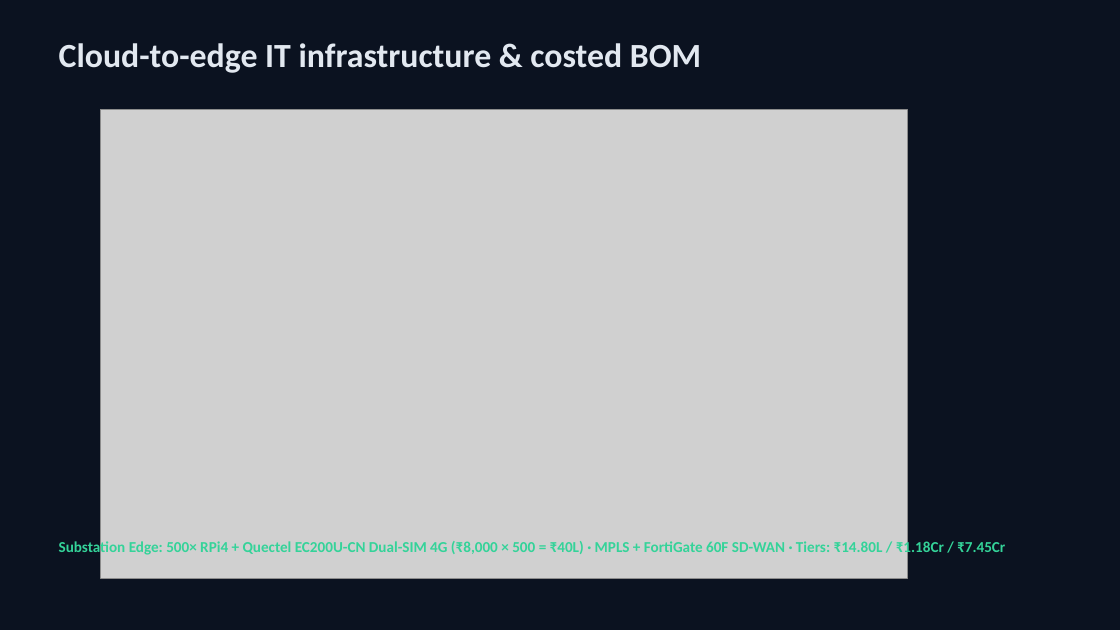
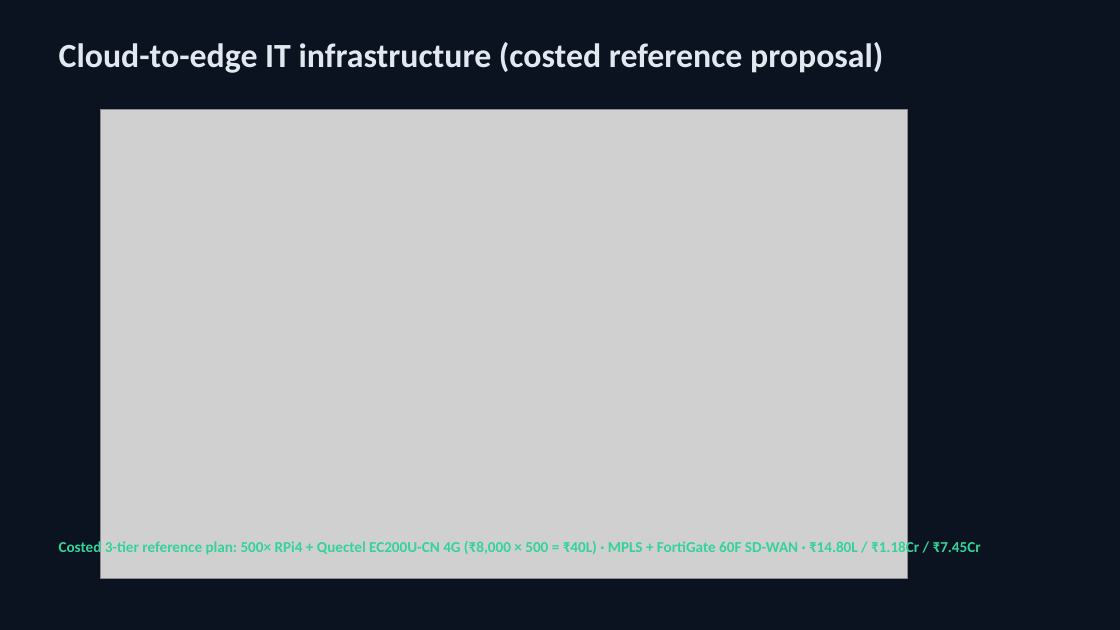
Before and after one commit to Yogeshsingh123-LAB/VidyutFlow, a slide deck: slide 4 of docs/deck/VidyutFlow_PS000125.pptx. Drawn at 1120x630 pixels with LibreOffice and Linux fonts; fonts in the diff are those of the drawing; grey boxes stand for pictures. Boxes give left, top, right and bottom in pixels: in the first picture for what was removed or moved away, otherwise in the second. Text is boxed around its words. In the diff, an @@ line names an element or a change of style, - is before the commit and + after.

Commit message:
Docs & PPTX viva hardening: backup/restore drill framing, dual-auth & LOC navigation map (feature freeze)

```diff
--- a/docs/deck/VidyutFlow_PS000125.pptx
+++ b/docs/deck/VidyutFlow_PS000125.pptx
@@ text at (59,42,883,73): text changed @@
-Cloud-to-edge IT infrastructure & costed BOM
+Cloud-to-edge IT infrastructure (costed reference proposal)
@@ text at (59,539,981,557): text changed @@
-Substation Edge: 500× RPi4 + Quectel EC200U-CN Dual-SIM 4G (₹8,000 × 500 = ₹40L) · MPLS + FortiGate 60F SD-WAN · Tiers: ₹14.80L / ₹1.18Cr / ₹7.45Cr
+Costed 3-tier reference plan: 500× RPi4 + Quectel EC200U-CN 4G (₹8,000 × 500 = ₹40L) · MPLS + FortiGate 60F SD-WAN · ₹14.80L / ₹1.18Cr / ₹7.45Cr
```
Also in this commit, not shown: 2 other slides changed, 8 other files.
